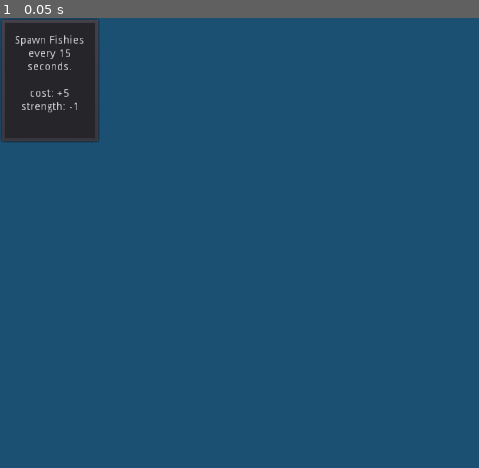
Above: before the commit, frame 1.
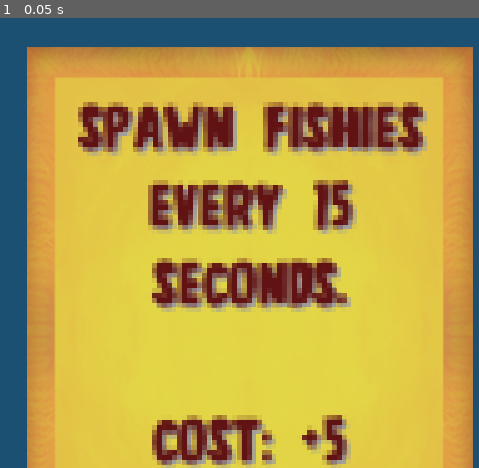
Above: after the commit, the same moment.

Repository: RobinRenggli/godotwildjam41
Game: Godot game, scene res://Evolution/Cards/SpawnCurrency.tscn
Same seed, same stepped clock (60 frames per second), same inputs: the game is played once before the commit and once after it. This scene is started directly instead of the project's main scene. Sound files missing from this copy of the repository are replaced by a short silence.
Inputs:
- Up to frame 1 (0.05 s): no input

The runs differ from the first frame. In frame 1, 90% of the frame differs, in the area x 0-99%, y 0-100%.

Commit message:
update fonts and card

Diff:
--- a/GodotProjectFolder/Evolution/CreatureEvolution.tscn
+++ b/GodotProjectFolder/Evolution/CreatureEvolution.tscn
@@ -1,7 +1,12 @@
-[gd_scene load_steps=3 format=2]
+[gd_scene load_steps=5 format=2]
 
 [ext_resource path="res://Creatures/Turtle.png" type="Texture" id=1]
+[ext_resource path="res://CoconutHouse-9YG0y.otf" type="DynamicFontData" id=2]
 [ext_resource path="res://Evolution/CreatureEvolution.gd" type="Script" id=3]
+
+[sub_resource type="DynamicFont" id=1]
+size = 70
+font_data = ExtResource( 2 )
 
 [node name="CreatureEvolution" type="Control"]
 pause_mode = 2
@@ -23,27 +28,30 @@
 }
 
 [node name="CreatureRect" type="Sprite" parent="."]
-position = Vector2( 497, 185 )
+position = Vector2( 497, 133 )
 scale = Vector2( 0.6, 0.6 )
 texture = ExtResource( 1 )
 
 [node name="Label" type="Label" parent="CreatureRect"]
 modulate = Color( 1, 0.92549, 0, 1 )
-margin_left = -33.75
-margin_top = -126.25
-margin_right = 42.25
-margin_bottom = -112.25
-text = "EVOLUTION"
+anchor_left = 0.5
+anchor_right = 0.5
+margin_left = -436.5
+margin_top = -172.5
+margin_right = 174.5
+margin_bottom = -100.5
+custom_fonts/font = SubResource( 1 )
+text = "CHOOSE AN EVOLUTION"
+align = 1
 __meta__ = {
 "_edit_use_anchors_": false
 }
 
 [node name="CardContainer" type="HBoxContainer" parent="."]
-margin_left = 253.0
-margin_top = 263.0
-margin_right = 765.0
+margin_left = 90.0
+margin_top = 209.0
+margin_right = 932.0
 margin_bottom = 423.0
-grow_vertical = 2
 mouse_filter = 2
 custom_constants/separation = 64
 alignment = 1
--- a/GodotProjectFolder/Evolution/EvolutionCard.gd
+++ b/GodotProjectFolder/Evolution/EvolutionCard.gd
@@ -1,4 +1,4 @@
-extends PanelContainer
+extends Container
 
 export (Dictionary) var stat_changes
 export (String) var description
@@ -16,7 +16,7 @@
 			description += "\n\n"
 		for key in stat_changes.keys():
 			description += str(key) + ": " + format_number(stat_changes[key]) + "\n"
-	$MarginContainer/EvolutionText.text = description
+	$NinePatchRect/MarginContainer/EvolutionText.text = description
 
 func _on_EvolutionCard_gui_input(event):
 	if event is InputEventMouseButton and event.pressed:
--- a/GodotProjectFolder/Evolution/EvolutionCard.tscn
+++ b/GodotProjectFolder/Evolution/EvolutionCard.tscn
@@ -1,12 +1,20 @@
-[gd_scene load_steps=2 format=2]
+[gd_scene load_steps=5 format=2]
 
 [ext_resource path="res://Evolution/EvolutionCard.gd" type="Script" id=1]
+[ext_resource path="res://Card.png" type="Texture" id=2]
+[ext_resource path="res://CoconutHouse-9YG0y.otf" type="DynamicFontData" id=3]
 
-[node name="EvolutionCard" type="PanelContainer"]
+[sub_resource type="DynamicFont" id=1]
+font_data = ExtResource( 3 )
+
+[node name="EvolutionCard" type="Container"]
 pause_mode = 2
 margin_right = 128.0
 margin_bottom = 160.0
+grow_horizontal = 2
+grow_vertical = 2
 rect_min_size = Vector2( 128, 160 )
+rect_scale = Vector2( 5, 5 )
 script = ExtResource( 1 )
 __meta__ = {
 "_edit_use_anchors_": false
@@ -14,26 +22,37 @@
 
 [node name="Effects" type="Node" parent="."]
 
-[node name="Panel" type="Panel" parent="."]
+[node name="NinePatchRect" type="NinePatchRect" parent="."]
 margin_left = 7.0
 margin_top = 7.0
 margin_right = 121.0
 margin_bottom = 153.0
+texture = ExtResource( 2 )
+region_rect = Rect2( 54.7935, 68.7908, 562.401, 570.291 )
+patch_margin_left = 46
+patch_margin_top = 53
+patch_margin_right = 50
+patch_margin_bottom = 46
+
+[node name="MarginContainer" type="MarginContainer" parent="NinePatchRect"]
+margin_left = 10.0
+margin_top = 10.0
+margin_right = 104.0
+margin_bottom = 135.0
 mouse_filter = 2
+__meta__ = {
+"_edit_use_anchors_": false
+}
 
-[node name="MarginContainer" type="MarginContainer" parent="."]
-margin_left = 7.0
-margin_top = 7.0
-margin_right = 121.0
-margin_bottom = 153.0
-mouse_filter = 2
-
-[node name="EvolutionText" type="Label" parent="MarginContainer"]
-margin_top = 66.0
-margin_right = 114.0
-margin_bottom = 80.0
+[node name="EvolutionText" type="Label" parent="NinePatchRect/MarginContainer"]
+margin_top = 54.0
+margin_right = 94.0
+margin_bottom = 71.0
 grow_horizontal = 2
 grow_vertical = 2
+custom_colors/font_color = Color( 0.380392, 0.0745098, 0.0745098, 1 )
+custom_colors/font_color_shadow = Color( 0.615686, 0.615686, 0.615686, 1 )
+custom_fonts/font = SubResource( 1 )
 align = 1
 valign = 1
 autowrap = true
--- a/GodotProjectFolder/Ocean.tscn
+++ b/GodotProjectFolder/Ocean.tscn
@@ -17,6 +17,15 @@
 [ext_resource path="res://Creatures/SwordFish.png" type="Texture" id=15]
 [ext_resource path="res://Creatures/Clownfish.png" type="Texture" id=16]
 [ext_resource path="res://CrowdedWarning.gd" type="Script" id=17]
+[ext_resource path="res://CoconutHouse-9YG0y.otf" type="DynamicFontData" id=18]
+
+[sub_resource type="DynamicFont" id=3]
+size = 20
+font_data = ExtResource( 18 )
+
+[sub_resource type="DynamicFont" id=4]
+size = 25
+font_data = ExtResource( 18 )
 
 [sub_resource type="GDScript" id=2]
 script/source = "extends AudioStreamPlayer
@@ -64,6 +73,7 @@
 margin_top = 32.0
 margin_right = 64.0
 margin_bottom = 46.0
+custom_fonts/font = SubResource( 3 )
 script = ExtResource( 9 )
 __meta__ = {
 "_edit_use_anchors_": false
@@ -71,11 +81,13 @@
 
 [node name="CurrencyLabel" type="Label" parent="UiElements/UiControl"]
 modulate = Color( 0.964706, 1, 0, 1 )
-margin_left = 32.0
-margin_top = 536.0
-margin_right = 72.0
-margin_bottom = 550.0
+margin_left = 16.0
+margin_top = 528.0
+margin_right = 56.0
+margin_bottom = 554.0
+custom_fonts/font = SubResource( 4 )
 text = "4"
+align = 1
 script = ExtResource( 4 )
 __meta__ = {
 "_edit_use_anchors_": false
@@ -134,7 +146,7 @@
 texture = ExtResource( 15 )
 
 [node name="Light2D" type="Light2D" parent="."]
-position = Vector2( 533, 24 )
+position = Vector2( 531, 24 )
 scale = Vector2( 1.47875, 1.19146 )
 texture = ExtResource( 7 )
 script = ExtResource( 8 )
--- /dev/null
+++ b/GodotProjectFolder/new_dynamicfontdata.tres
@@ -0,0 +1,4 @@
+[gd_resource type="DynamicFontData" format=2]
+
+[resource]
+font_path = "res://CoconutHouse-9YG0y.otf"
Binary file added: GodotProjectFolder/Card.png
Not shown, added: GodotProjectFolder/Card.png.import
Binary file added: GodotProjectFolder/CoconutHouse-9YG0y.otf
Not shown: 1 places in GodotProjectFolder/Ocean.tscn that only renumber resources
